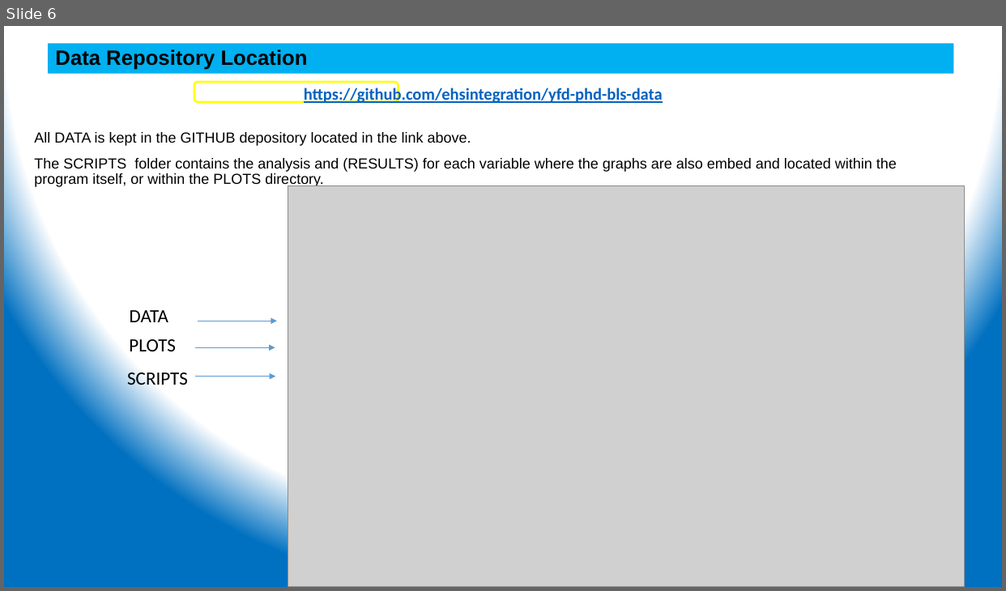
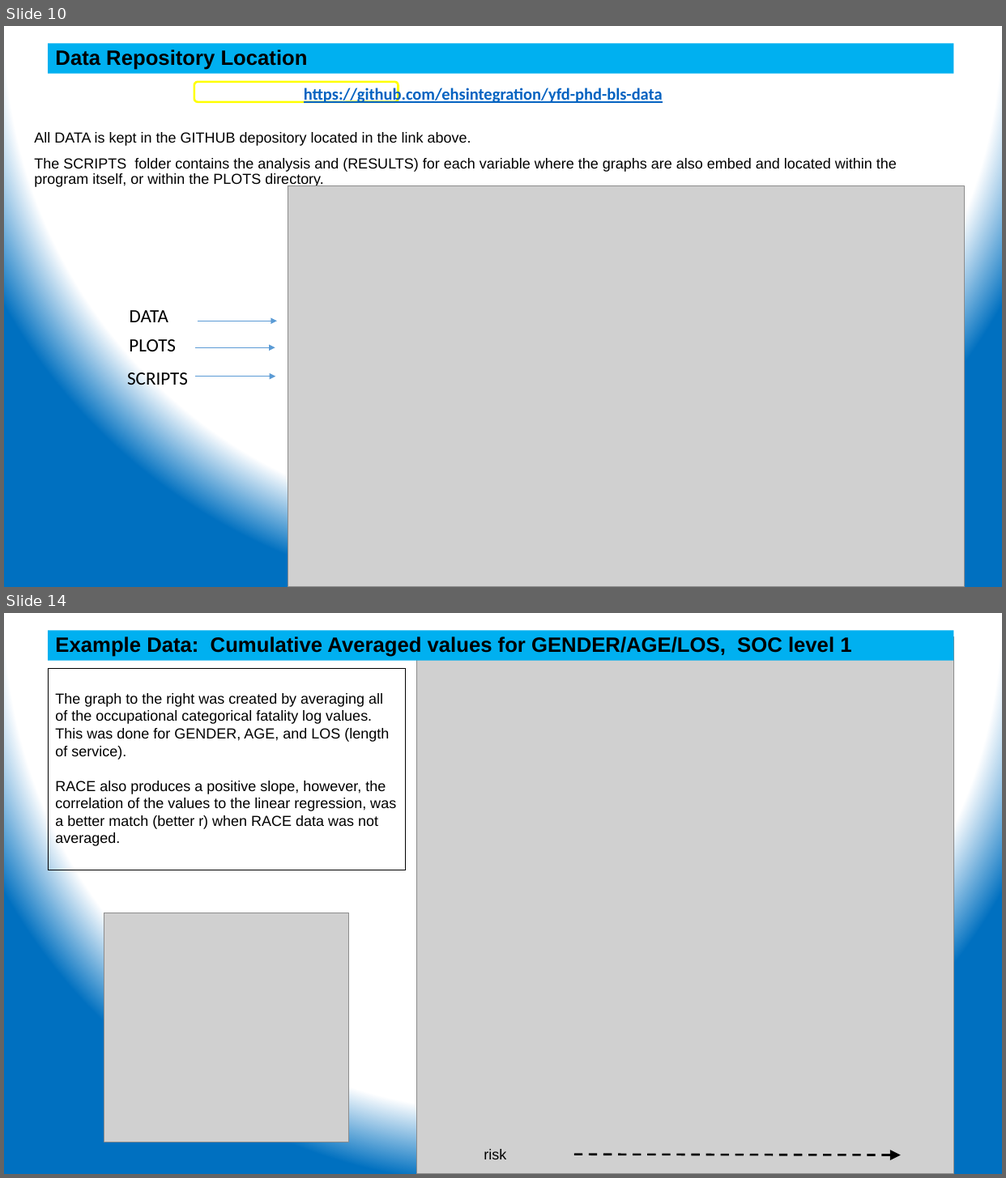
Before and after one commit to ehsintegration/yfd-phd-bls-data, a slide deck: D2-documentation/Data Analysis.pptx. Shown one above the other, each under a label of ours: slide 6 before the commit, slides 10 and 14 after it; the slides between them are not shown. The pictures are 1006x591 and 1006x1178 pixels, drawn with LibreOffice and Linux fonts; fonts in the diff are those of the drawing; grey boxes stand for pictures. Boxes give left, top, right and bottom in pixels: in the first picture for what was removed or moved away, otherwise in the second. Text is boxed around its words. In the diff, an @@ line names an element or a change of style, - is before the commit and + after.

```diff
--- a/D2-documentation/Data Analysis.pptx
+++ b/D2-documentation/Data Analysis.pptx
@@ slide 14 added at bbox=[4, 613, 1002, 1174], background gradient #FFFFFF to #0070C0 @@
@@ rectangle added at bbox=[49, 630, 954, 660], fill #00B0F0, 20 pt, text #000000, bold @@
+Example Data: Cumulative Averaged values for GENDER/AGE/LOS, SOC level 1
@@ picture added at bbox=[416, 637, 954, 1174] @@
@@ rectangle added at bbox=[49, 668, 405, 870], outline #000000 0.75 pt, 14 pt, text #000000 @@
+The graph to the right was created by averaging all of the occupational categorical fatality log values. This was done for GENDER, AGE, and LOS (length of service).
+RACE also produces a positive slope, however, the correlation of the values to the linear regression, was a better match (better r) when RACE data was not averaged.
@@ picture added at bbox=[104, 914, 349, 1142] @@
@@ text added at bbox=[484, 1149, 506, 1160], 14 pt, text #000000 @@
+risk
@@ arrow added from (574, 1155) to (901, 1156), #000000 2 pt dashed @@
@@ what was slide 6 is now slide 10 @@
```
Also in this commit, not shown: 4 slides changed, 6 other slides added, 3 other files.
